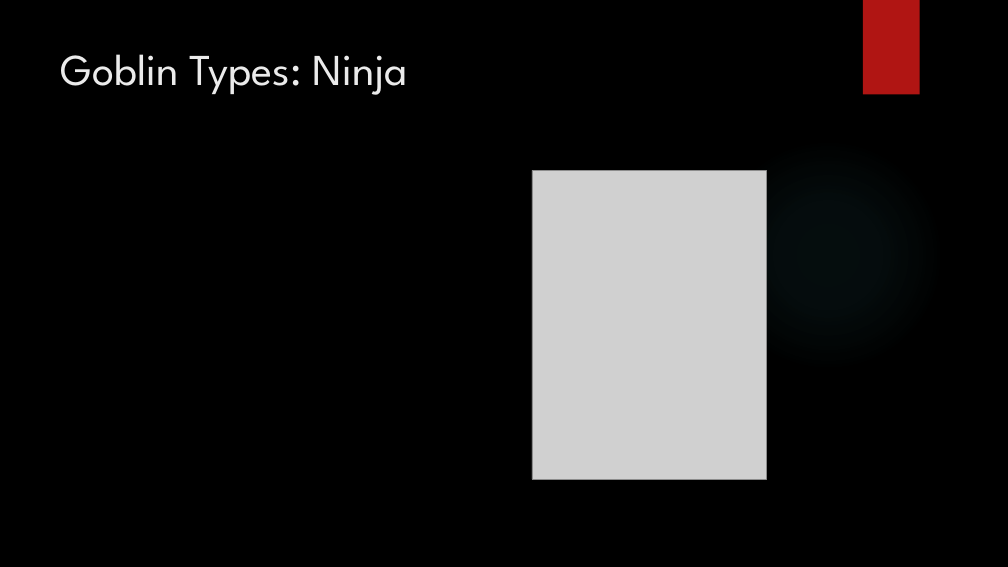
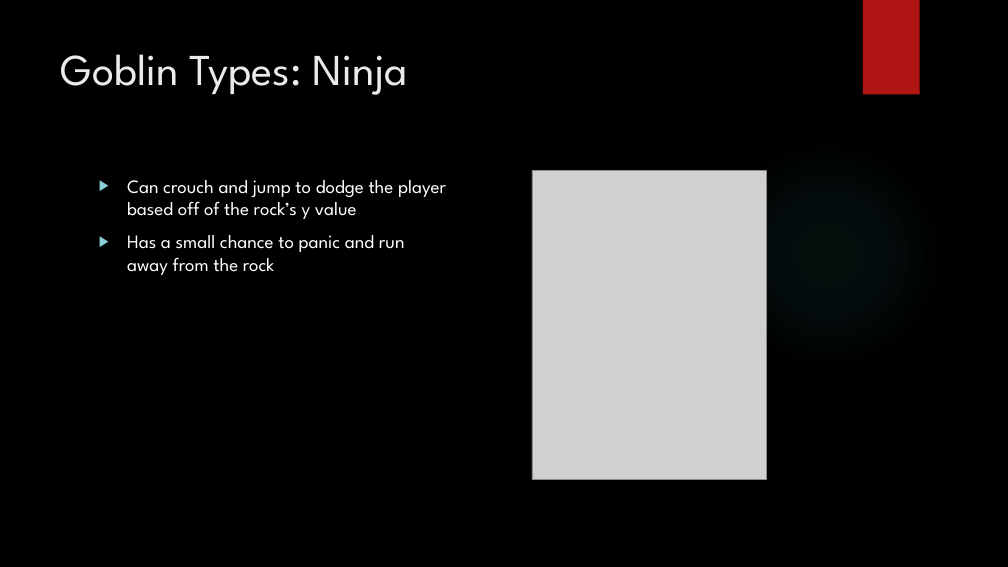
Before and after one commit to SEMO-dank-memers/FinalProject, a slide deck: slide 6 of Presentation.pptx. Drawn at 1008x567 pixels with LibreOffice and Linux fonts; fonts in the diff are those of the drawing; grey boxes stand for pictures; background and template pictures are left out. Boxes give left, top, right and bottom in pixels: in the first picture for what was removed or moved away, otherwise in the second. Text is boxed around its words. In the diff, an @@ line names an element or a change of style, - is before the commit and + after.

```diff
--- a/Presentation.pptx
+++ b/Presentation.pptx
@@ text added at (127, 180, 446, 275), 18 pt, text #FFFFFF @@
+▶ Can crouch and jump to dodge the player based off of the rock’s y value
+▶ Has a small chance to panic and run away from the rock
```
Also in this commit, not shown: 4 other slides changed, 1 slide removed, 3 other files.
